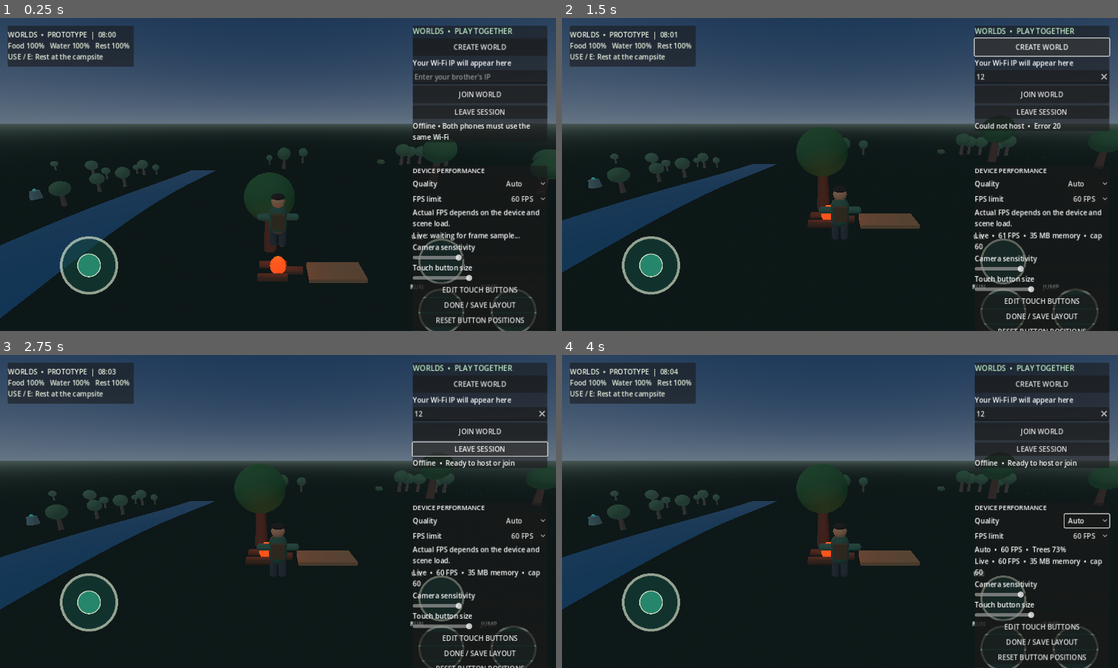
Above: before the commit, frames 1-4 (two rows, left to right).
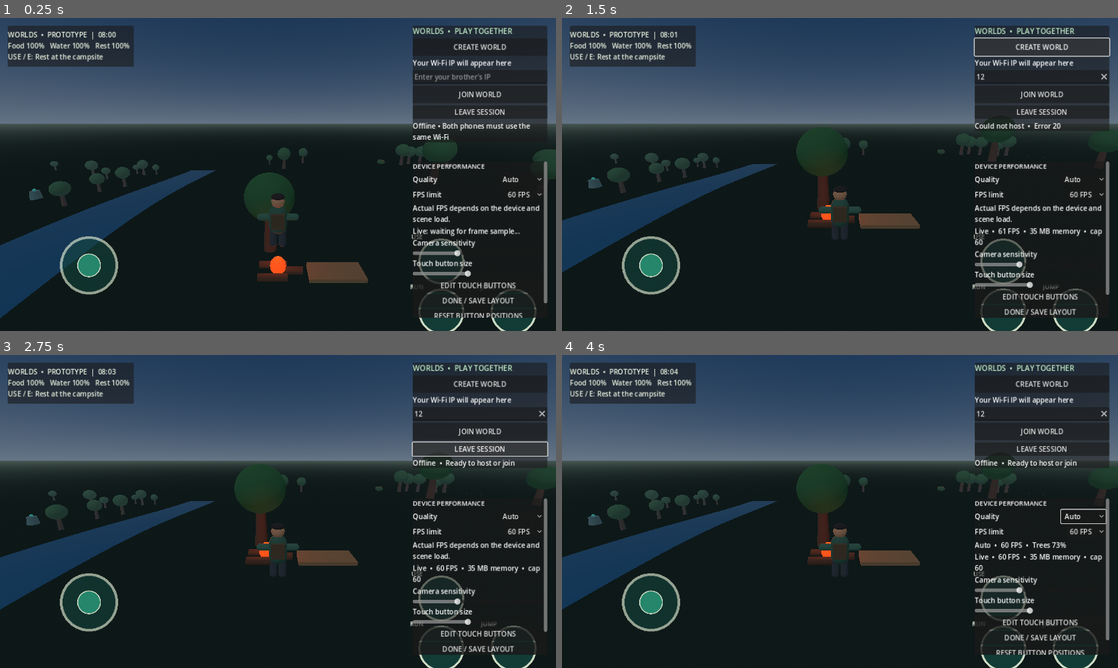
Above: after the commit, the same moments.

Repository: loayh523-lab/WORLDS
Game: Godot game, scene res://scenes/main.tscn
Two runs of this game, one before a commit and one after it. Both use one fixed random seed, a clock stepped at 60 frames per second and the inputs below.
Inputs (mouse positions are in pixels of both pictures, inside the frame that each line leads up to):
- Up to frame 1 (0.25 s): no input
- Up to frame 2 (1.5 s): click (1040, 77) at 0.52 s; type "12" at 0.6 s; click "CREATE WORLD" at 1.25 s
- Up to frame 3 (2.75 s): click "LEAVE SESSION" at 2 s
- Up to frame 4 (4 s): click "Auto" at 2.75 s; click "60 FPS" at 3.5 s

The runs differ from the first frame. In frame 1, 4.3% of the frame differs, in the area x 74-99%, y 45-100%; in frame 2, 4.2%; in frame 3, 4.2%; in frame 4, 4.2%.

Commit message:
Keep mobile settings accessible in a scrollable panel

Diff:
--- a/scripts/main.gd
+++ b/scripts/main.gd
@@ -650,14 +650,18 @@
     var screen_size := get_viewport().get_visible_rect().size
     settings_panel = PanelContainer.new()
     settings_panel.name = "PerformancePanel"
-    settings_panel.position = Vector2(screen_size.x - 330.0, 340.0)
-    settings_panel.custom_minimum_size = Vector2(310.0, 0.0)
+    settings_panel.position = Vector2(screen_size.x - 330.0, maxf(120.0, screen_size.y - 390.0))
+    settings_panel.custom_minimum_size = Vector2(310.0, 360.0)
     layer.add_child(settings_panel)
 
-    var panel := settings_panel
+    var scroll := ScrollContainer.new()
+    scroll.custom_minimum_size = Vector2(310.0, 350.0)
+    settings_panel.add_child(scroll)
+
     var column := VBoxContainer.new()
+    column.size_flags_horizontal = Control.SIZE_EXPAND_FILL
     column.add_theme_constant_override("separation", 4)
-    panel.add_child(column)
+    scroll.add_child(column)
 
     var title := Label.new()
     title.text = "DEVICE PERFORMANCE"
